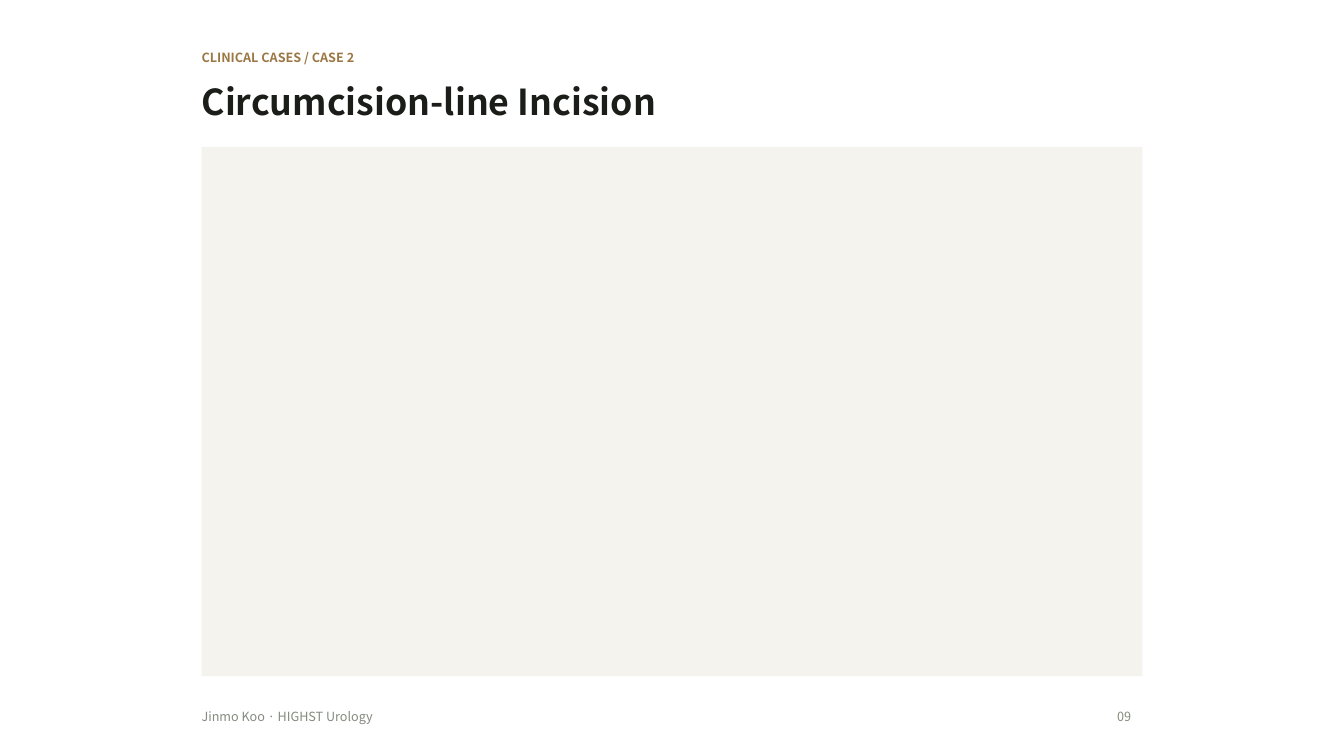
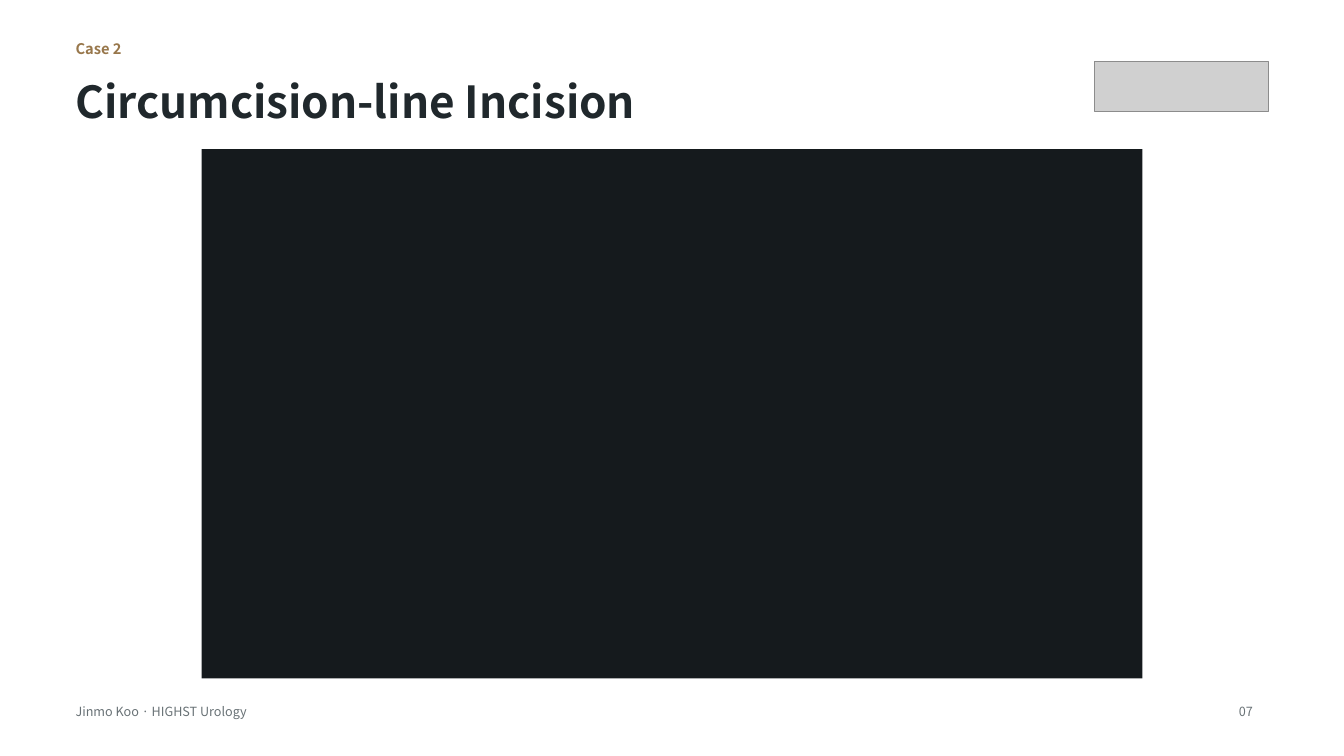
Before and after one commit to notoow/vietnam-urology-webinar, a slide deck: slide 7 of downloads/highst-perioperative-webinar.pptx (slide 9 before the commit). Drawn at 1344x756 pixels with LibreOffice and Linux fonts; fonts in the diff are those of the drawing; grey boxes stand for pictures. Boxes give left, top, right and bottom in pixels: in the first picture for what was removed or moved away, otherwise in the second. Text is boxed around its words. In the diff, an @@ line names an element or a change of style, - is before the commit and + after.

Commit message:
Apply approved conference design to the main webinar deck

```diff
--- a/downloads/highst-perioperative-webinar.pptx
+++ b/downloads/highst-perioperative-webinar.pptx
@@ text at (76,43,122,54): text changed; size 9 to 10.5 pt; text colour #9B7744 to #98774B @@
-CLINICAL CASES / CASE 2
+Case 2
@@ text "Circumcision-line Incision": place and size @@
-text "Circumcision-line Incision" at (202,86,656,116)
+text "Circumcision-line Incision" at (76,82,635,119)
@@ text "Circumcision-line Incision" at (76,82,635,119): size 25.5 to 31.5 pt, text colour #1B1D19 to #20282C @@
@@ picture added at (1095,62,1269,111) @@
@@ rectangle at (202,149,1142,679): fill #F4F3EE to #151A1D @@
@@ text "Jinmo Koo · HIGHST Urology": place and size @@
-text "Jinmo Koo · HIGHST Urology" at (202,711,373,724)
+text "Jinmo Koo · HIGHST Urology" at (76,706,247,719)
@@ text "Jinmo Koo · HIGHST Urology" at (76,706,247,719): text colour #858B7E to #697276 @@
@@ text removed at (1117,711,1131,721) @@
-09
@@ text added at (1239,706,1253,716), 9 pt, text #697276 @@
+07
```
Also in this commit, not shown: 12 other slides changed, 2 slides removed, 11 other files.
